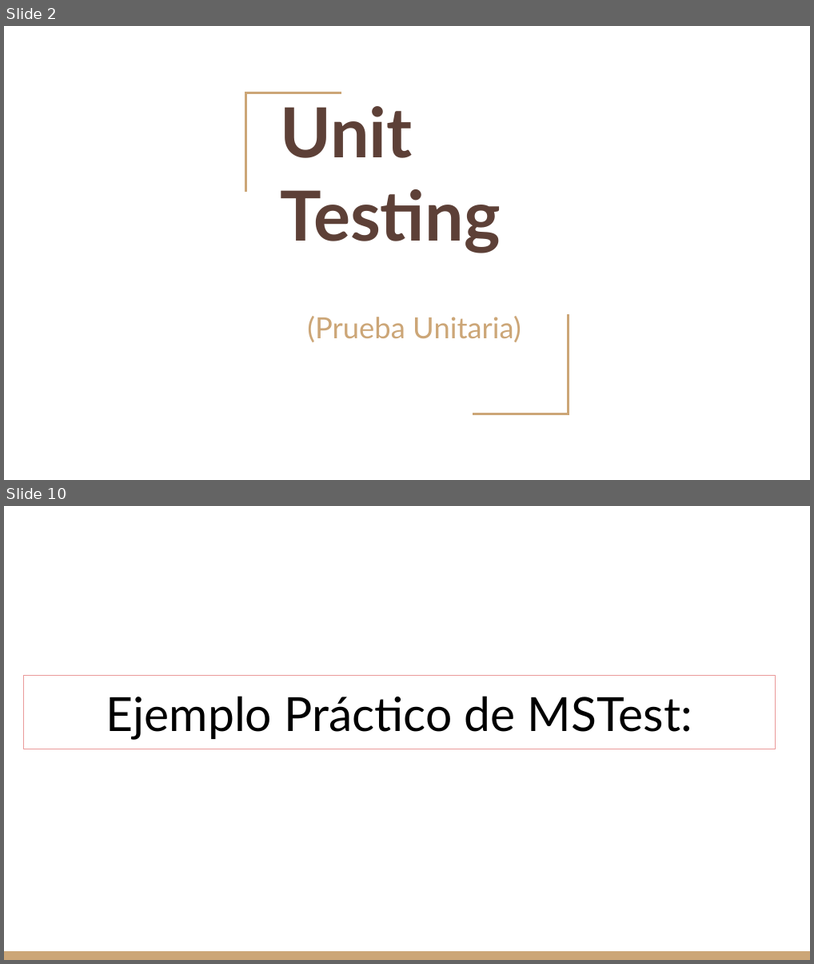
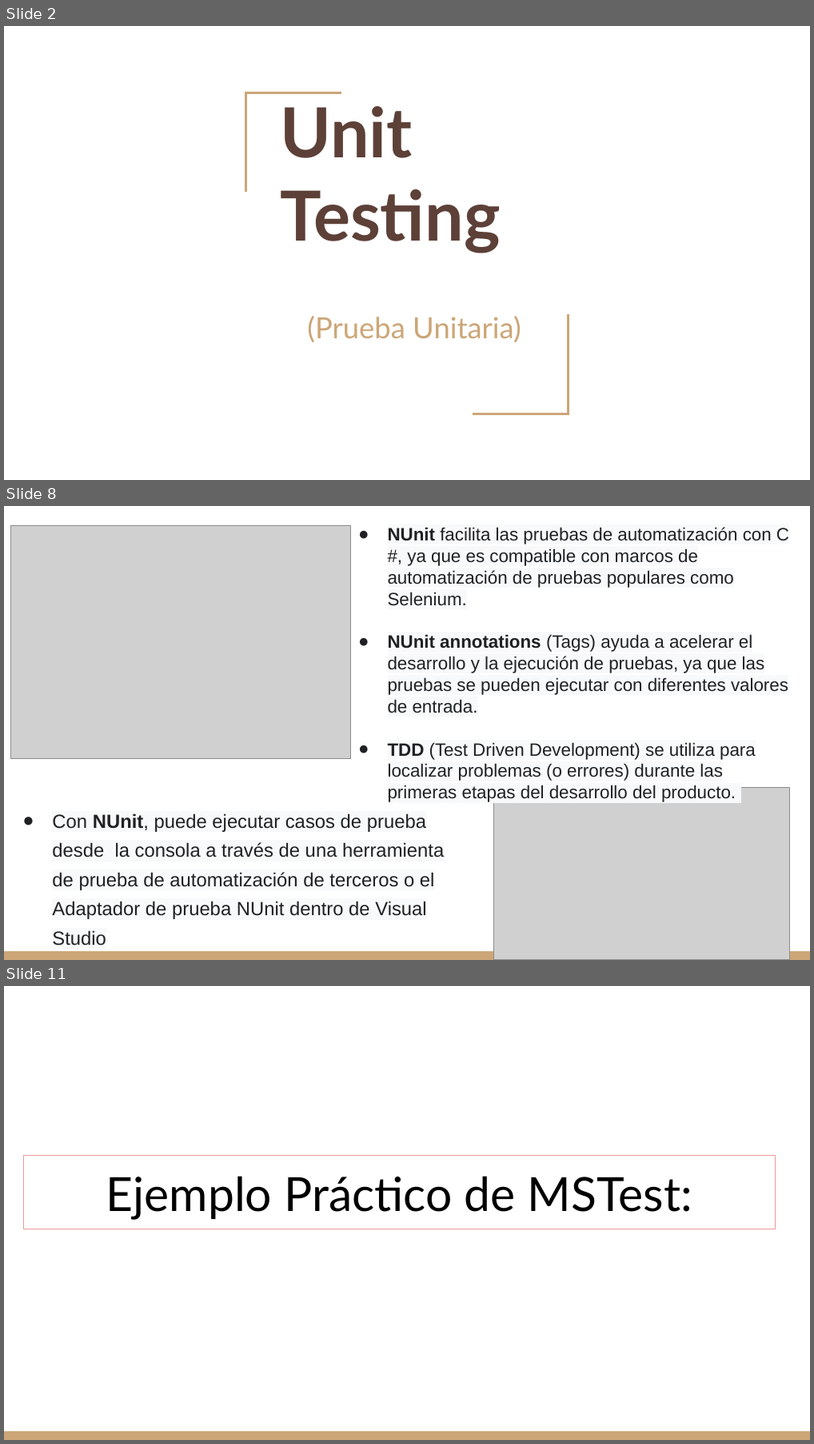
Before and after one commit to gitgamba/.Net-Grupo8, a slide deck: TPS/Unit Testing.pptx. Shown one above the other, each under a label of ours: slides 2 and 10 before the commit, slides 2, 8 and 11 after it; the slides between them are not shown. The pictures are 814x964 and 814x1444 pixels, drawn with LibreOffice and Linux fonts; fonts in the diff are those of the drawing; grey boxes stand for pictures. Boxes give left, top, right and bottom in pixels: in the first picture for what was removed or moved away, otherwise in the second. Text is boxed around its words. In the diff, an @@ line names an element or a change of style, - is before the commit and + after.

```diff
--- a/TPS/Unit Testing.pptx
+++ b/TPS/Unit Testing.pptx
@@ slide 8 added at [4, 506, 810, 960], background #FFFFFF; not listed: 1 template element that a slide beside it also shows @@
@@ picture added at [10, 525, 350, 759] @@
@@ text added at [388, 527, 790, 802], 16 pt, text #202124 @@
+● NUnit facilita las pruebas de automatización con C #, ya que es compatible con marcos de automatización de pruebas populares como Selenium.
+● NUnit annotations (Tags) ayuda a acelerar el desarrollo y la ejecución de pruebas, ya que las pruebas se pueden ejecutar con diferentes valores de entrada.
+● TDD (Test Driven Development) se utiliza para localizar problemas (o errores) durante las primeras etapas del desarrollo del producto.
@@ picture added at [494, 787, 790, 959] @@
@@ text added at [52, 813, 444, 919], 17 pt, text #202124 @@
+● Con NUnit, puede ejecutar casos de prueba desde la consola a través de una herramienta de prueba de automatización de terceros o el Adaptador de prueba NUnit dentro de Visual Studio
@@ what was slide 10 is now slide 11 @@
```
Also in this commit, not shown: 4 slides changed, 4 other slides added, 3 slides removed, 1 other file.
